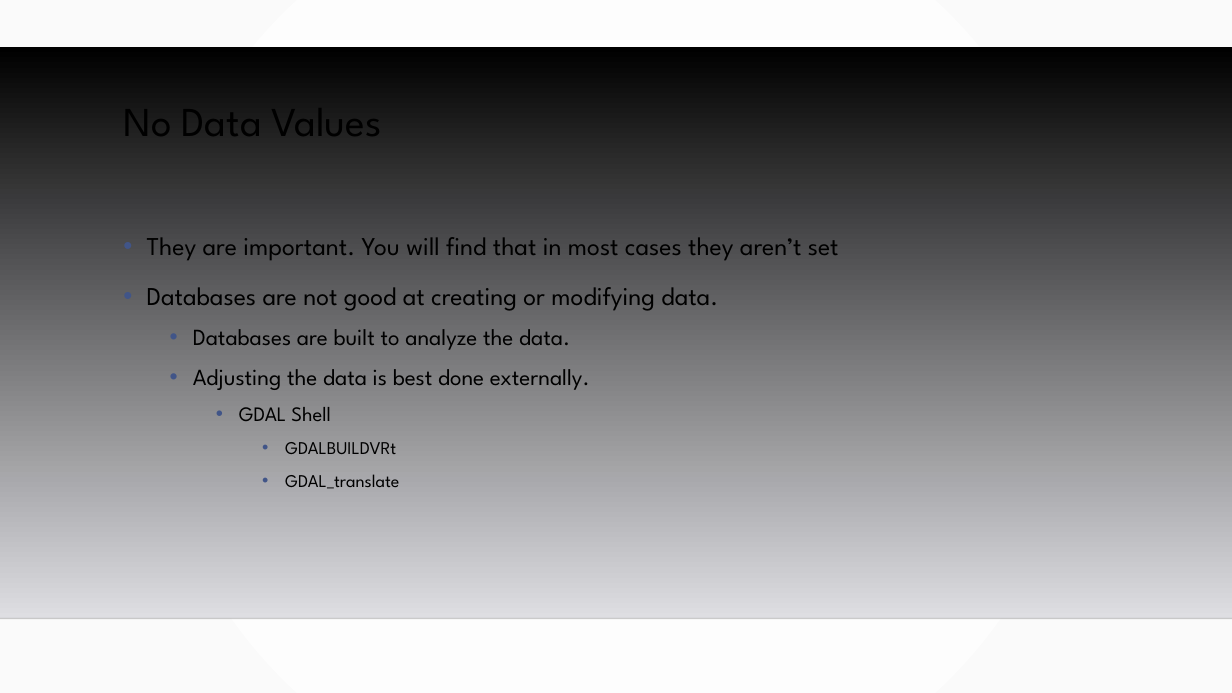
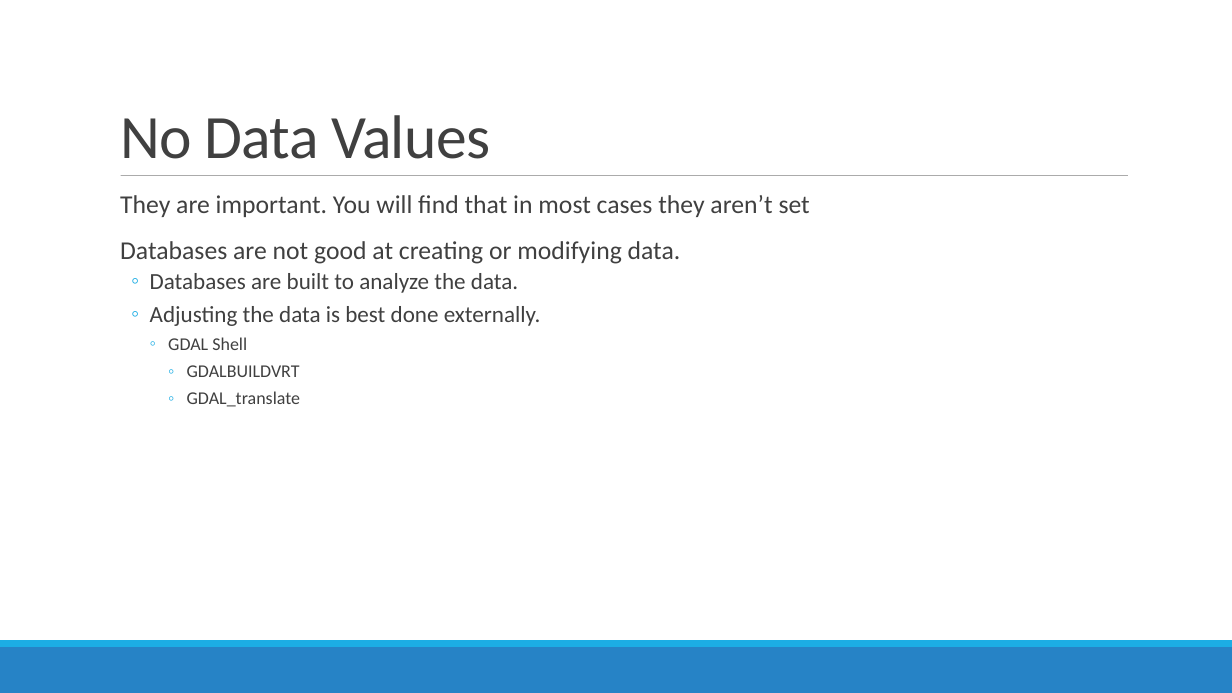
Before and after one commit to MGIS-UMN/GIS5577_week8, a slide deck: slide 5 of Raster_analysis.odp. Drawn at 1232x693 pixels with LibreOffice and Linux fonts; fonts in the diff are those of the drawing; background and template pictures are left out. Boxes give left, top, right and bottom in pixels: in the first picture for what was removed or moved away, otherwise in the second. Text is boxed around its words. In the diff, an @@ line names an element or a change of style, - is before the commit and + after.

Commit message:
updated lecture for 2020

```diff
--- a/Raster_analysis.odp
+++ b/Raster_analysis.odp
@@ background gradient #FFFFFF to #FAFAFA to #FFFFFF @@
@@ title "No Data Values" moved from (x1=123, y1=89, x2=382, y2=150) to (x1=120, y1=115, x2=490, y2=159) @@
@@ title "No Data Values" at (x1=120, y1=115, x2=490, y2=159): size 32 to 48 pt, font League Spartan to Calibri, text colour #000000 to #404040, letter spacing 0 to -0.5 pt; line spacing 0.9 to 0.85; vertical alignment top to bottom @@
@@ freeform shape removed at (x1=0, y1=47, x2=1232, y2=618) @@
@@ line added from (121, 176) to (1128, 176), #7F7F7F 0.51 pt @@
@@ text "They are important. You will ..." moved from (x1=147, y1=237, x2=839, y2=489) to (x1=120, y1=195, x2=810, y2=407) @@
@@ text at (x1=120, y1=195, x2=810, y2=407): font League Spartan to Calibri, text colour #000000 to #404040; size 16 to 14 pt in "GDAL Shell"; bullet • to  ; line spacing 1.2 to 0.9; more space between paragraphs; bullet colour #415588 to #1CADE4; bullet • to ◦ @@
@@ text at (x1=187, y1=365, x2=300, y2=377): text changed; font League Spartan to Calibri; text colour #000000 to #404040 @@
-      • GDALBUILDVRt
+      ◦ GDALBUILDVRT
@@ line removed from (0, 618) to (1232, 618) @@
@@ freeform shape added at (x1=0, y1=647, x2=1232, y2=693), fill #2683C6 @@
@@ freeform shape added at (x1=0, y1=640, x2=1232, y2=647), fill #1CADE4 @@
```
Also in this commit, not shown: 22 other slides changed.
